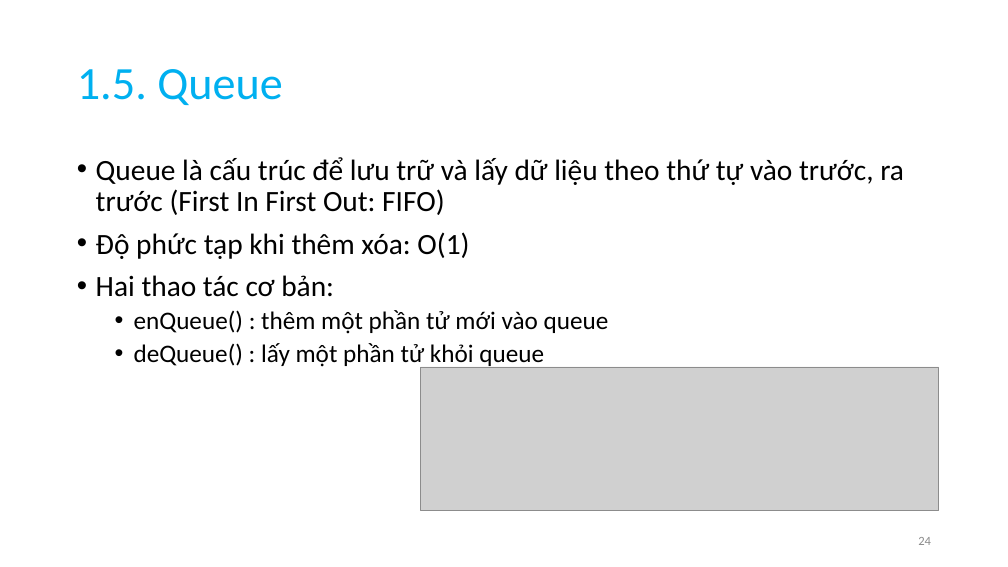
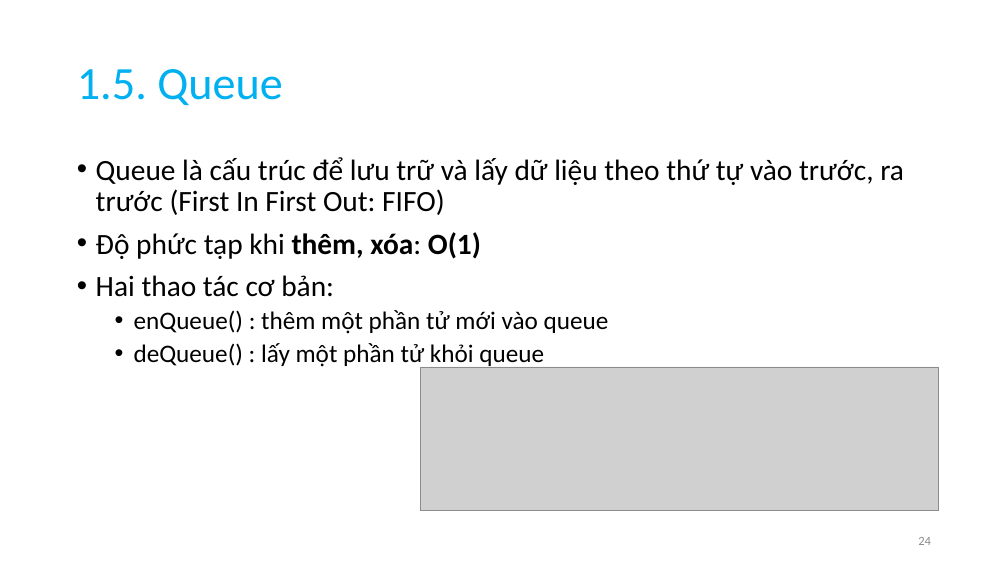
Before and after one commit to anhtuta/Notes, a slide deck: slide 24 of DSA.pptx. Drawn at 1008x567 pixels with LibreOffice and Linux fonts; fonts in the diff are those of the drawing; grey boxes stand for pictures. Boxes give left, top, right and bottom in pixels: in the first picture for what was removed or moved away, otherwise in the second. Text is boxed around its words. In the diff, an @@ line names an element or a change of style, - is before the commit and + after.

```diff
--- a/DSA.pptx
+++ b/DSA.pptx
@@ text at (96, 232, 481, 259): text changed @@
-• Độ phức tạp khi thêm xóa: O(1)
+• Độ phức tạp khi thêm, xóa: O(1)
```
Also in this commit, not shown: 20 other slides changed, 77 slides added, 2 slides removed.
